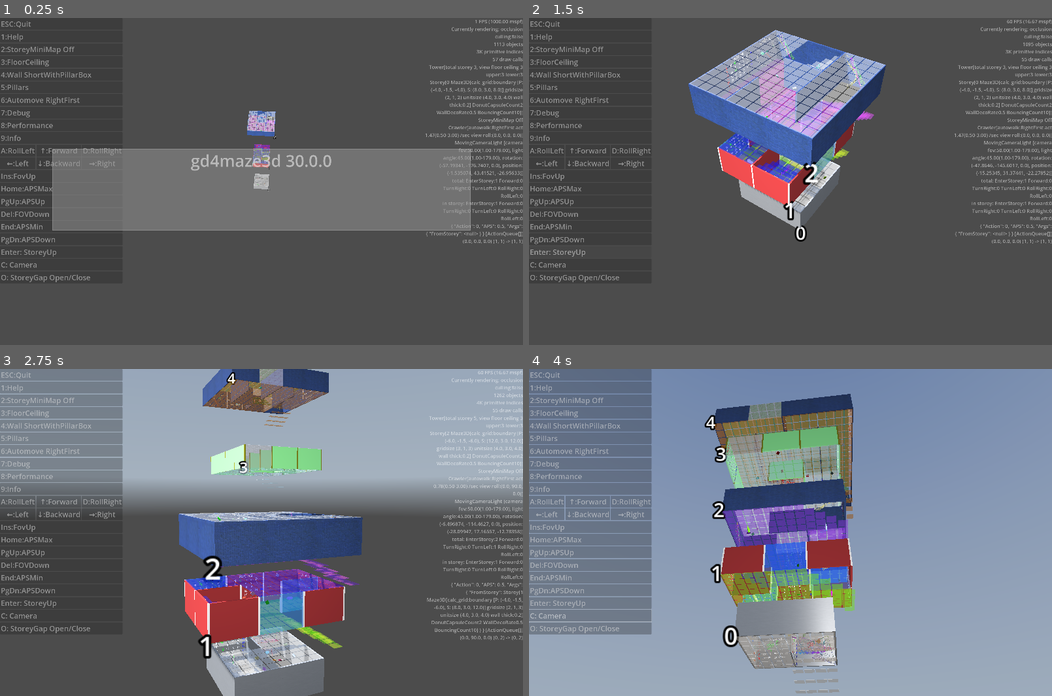
Above: before the commit, frames 1-4 (two rows, left to right).
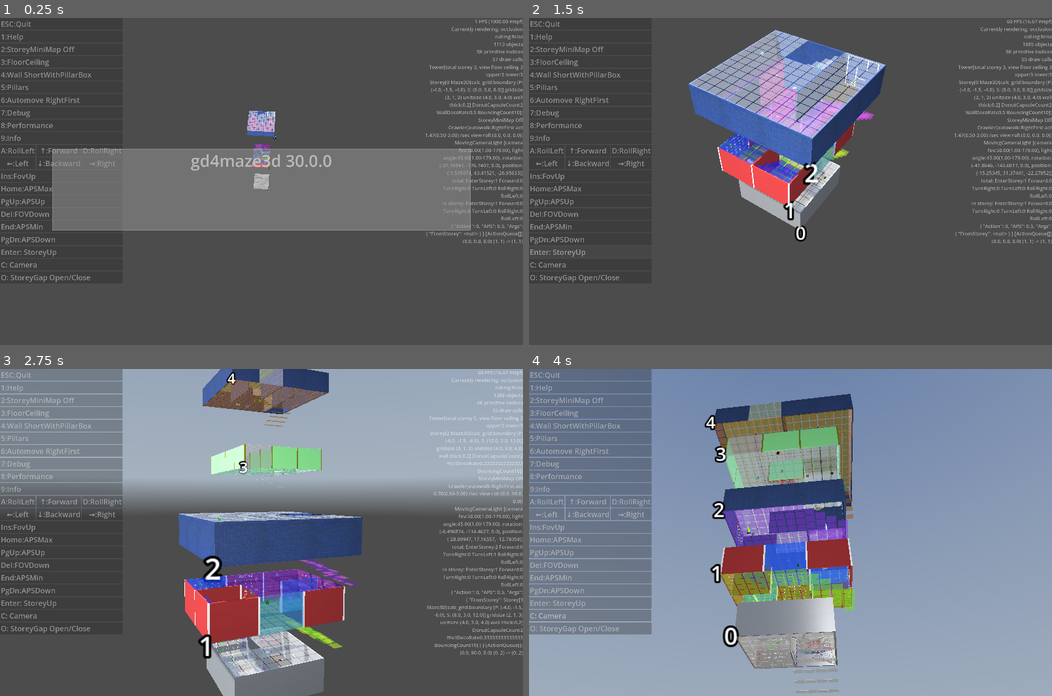
Above: after the commit, the same moments.

Repository: kasworld/gd4maze3d
Game: Godot game, scene res://main.tscn
The game is run twice, just before and just after one commit, with the same random seed, the same clock (stepped at 60 frames per second) and the same inputs. A sky picture missing from this copy of the repository is replaced by a grey-blue gradient.
Inputs (mouse positions are in pixels of both pictures, inside the frame that each line leads up to):
- Up to frame 1 (0.25 s): no input
- Up to frame 2 (1.5 s): click "Enter: StoreyUp" at 0.5 s; click "Enter: StoreyUp" at 1.25 s
- Up to frame 3 (2.75 s): tap Enter at 2 s; move the mouse to (376, 516) at 2.02 s; hold Right from 2.03 s (still down); tap Q at 2.1 s; click (376, 516) at 2.17 s
- Up to frame 4 (4 s): move the mouse to (685, 548) at 2.77 s; release Right at 2.78 s; hold Down 2.78-3.53 s; tap E at 2.85 s; move the mouse to (842, 460) at 3.52 s; hold Right from 3.53 s (still down); tap 1 at 3.6 s

The runs differ from the first frame. In frame 1, less than 0.1% of the frame differs, in the area x 47-53%, y 28-40%; in frame 2, 0.2%; in frame 3, 2.0%, in the area x 40-100%, y 6-91%; in frame 4, 0.2%.

Commit message:
rename to set_param

Diff:
--- a/storey/storey.gd
+++ b/storey/storey.gd
@@ -33,18 +33,13 @@
 	for l2d in move_line_2d_list:
 		l2d.process_animation(delta)
 
-var DonutCapsuleCount :int
-var WallDecoRate :float
-var BouncingCount :int
-func setting_default() -> Storey:
-	DonutCapsuleCount = max(2, GridSize.x*GridSize.y/20.0)
-	WallDecoRate = 2.0/(GridSize.x*GridSize.y)
+var DonutCapsuleCount :int = 0
+var WallDecoRate :float = 0
+var BouncingCount :int = 0
+func set_param(grid_size) -> Storey:
+	DonutCapsuleCount = max(2, grid_size.x*grid_size.y/20.0)
+	WallDecoRate = 2.0/(grid_size.x*grid_size.y)
 	BouncingCount = 10
-	return self
-func setting_simple() -> Storey:
-	DonutCapsuleCount = 0
-	WallDecoRate = 0
-	BouncingCount = 0
 	return self
 
 var maze3d :Maze3D
--- a/tower/tower.gd
+++ b/tower/tower.gd
@@ -105,7 +105,7 @@
 	if grid_size > max_storey_grid:
 		max_storey_grid = grid_size
 	var st :Storey = preload("res://storey/storey.tscn").instantiate()
-	st.setting_default().init(stnum, grid_size, cell_size)
+	st.set_param(grid_size).init(stnum, grid_size, cell_size)
 	st.get_maze3d().view_floor_ceiling(view_floor_ceiling)
 	st.get_maze3d().set_wallpillar_view_mode(view_walls)
 	storey_list.append(st)
